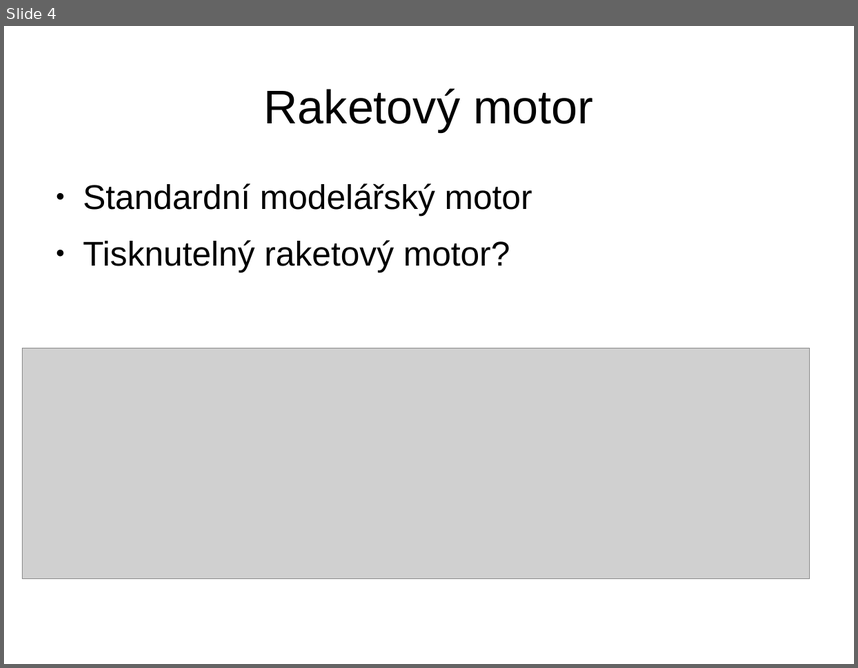
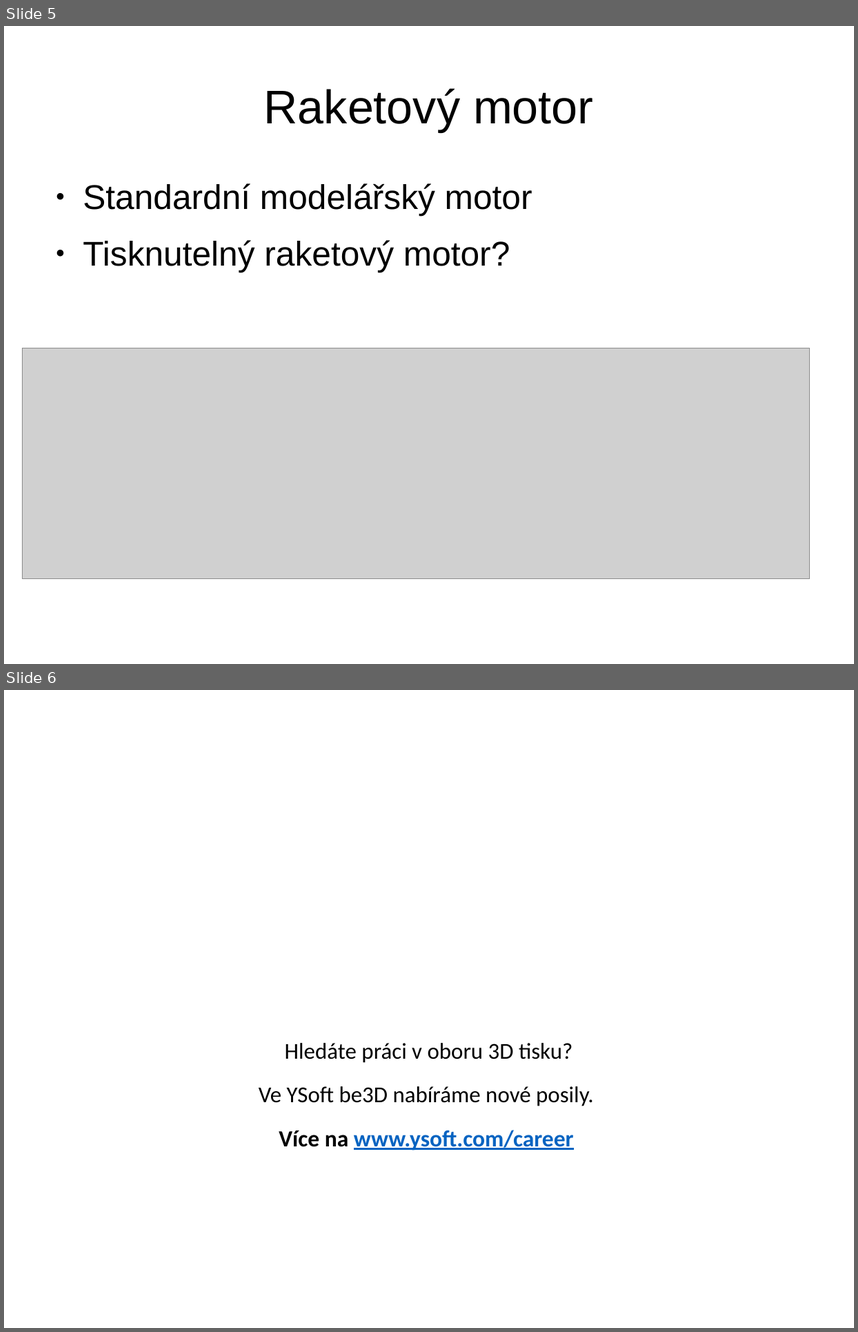
Before and after one commit to AstronomickaExpedice/Raketa, a slide deck: DOC/Project_outline.cs.odp. Shown one above the other, each under a label of ours: slide 4 before the commit, slides 5 and 6 after it. The pictures are 858x668 and 858x1332 pixels, drawn with LibreOffice and Linux fonts; fonts in the diff are those of the drawing; grey boxes stand for pictures; background and template pictures are left out. Boxes give left, top, right and bottom in pixels: in the first picture for what was removed or moved away, otherwise in the second. Text is boxed around its words. In the diff, an @@ line names an element or a change of style, - is before the commit and + after.

```diff
--- a/DOC/Project_outline.cs.odp
+++ b/DOC/Project_outline.cs.odp
@@ slide 6 added at <box>4,690,854,1328</box>, background #FFFFFF @@
@@ title added at <box>259,1043,594,1150</box>, 21.2 pt, text #000000 @@
+Hledáte práci v oboru 3D tisku?
+Ve YSoft be3D nabíráme nové posily.
+Více na www.ysoft.com/career
@@ what was slide 4 is now slide 5 @@
```
Also in this commit, not shown: 2 slides changed, 1 other slide added, 2 other files.
